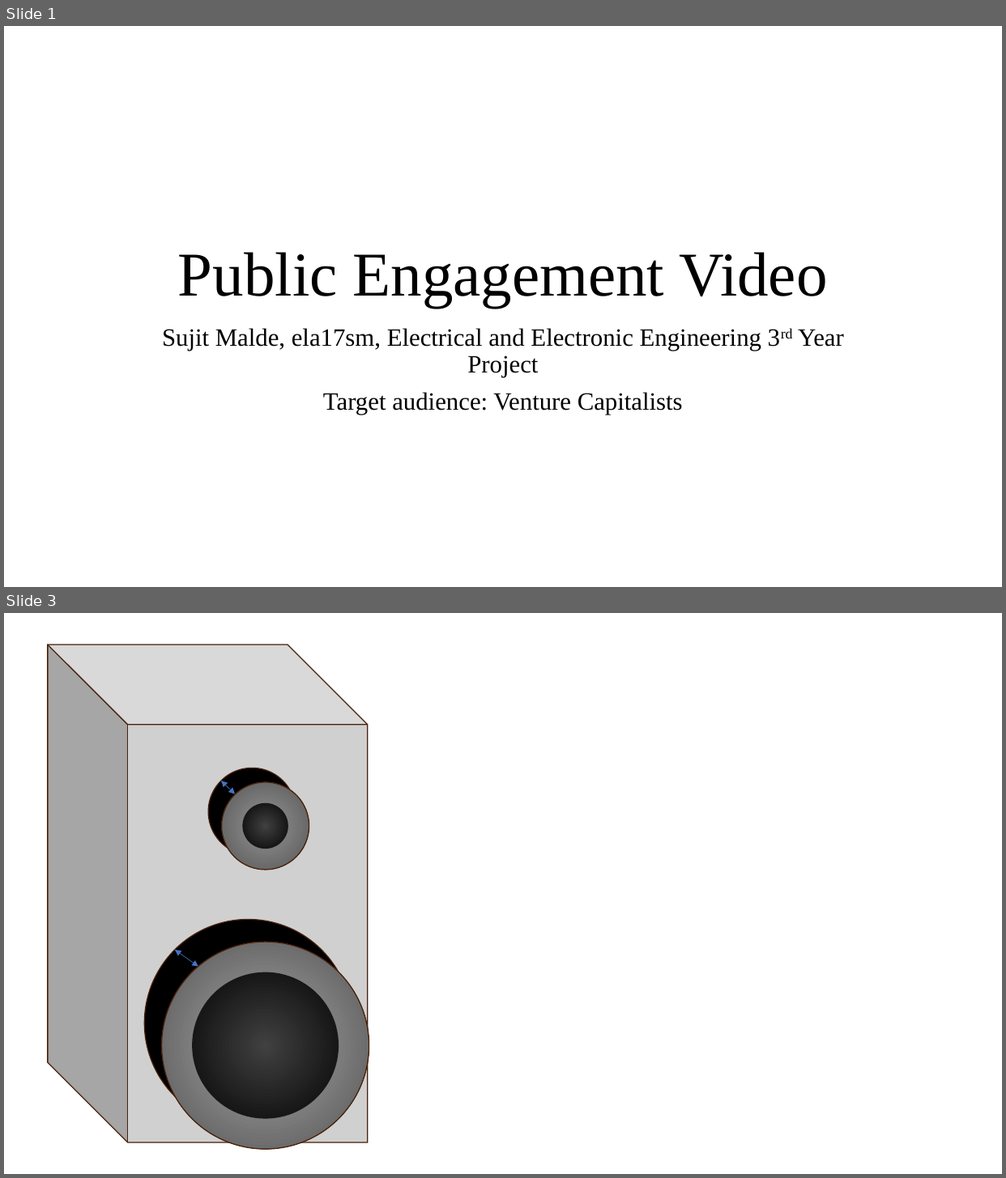
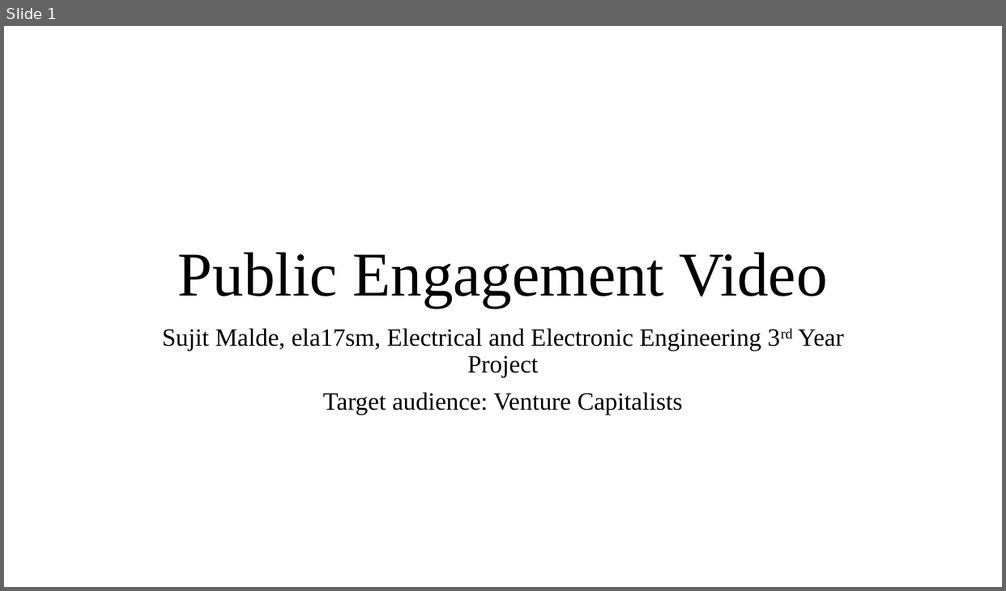
Before and after one commit to spez1998/3rd-year-project, a slide deck: Deliverables/EngagementVideo/storyboard.pptx. Shown one above the other, each under a label of ours: slides 1 and 3 before the commit, slide 1 after it; the slides between them are not shown. The pictures are 1006x1178 and 1006x591 pixels, drawn with LibreOffice and Linux fonts; fonts in the diff are those of the drawing; grey boxes stand for pictures. Boxes give left, top, right and bottom in pixels: in the first picture for what was removed or moved away, otherwise in the second. Text is boxed around its words. In the diff, an @@ line names an element or a change of style, - is before the commit and + after.

```diff
--- a/Deliverables/EngagementVideo/storyboard.pptx
+++ b/Deliverables/EngagementVideo/storyboard.pptx
@@ slide 3 removed at [4,613,1002,1174], background #FFFFFF @@
@@ picture removed at [48,645,367,1142] @@
@@ ellipse removed at [208,768,296,855] @@
@@ double arrow removed from (221, 781) to (236, 794) @@
@@ ellipse removed at [222,782,309,870] @@
@@ ellipse removed at [145,920,352,1127] @@
@@ ellipse removed at [162,943,369,1150] @@
@@ double arrow removed from (175, 950) to (198, 967) @@
```
Also in this commit, not shown: 1 slide changed, 5 slides added.
